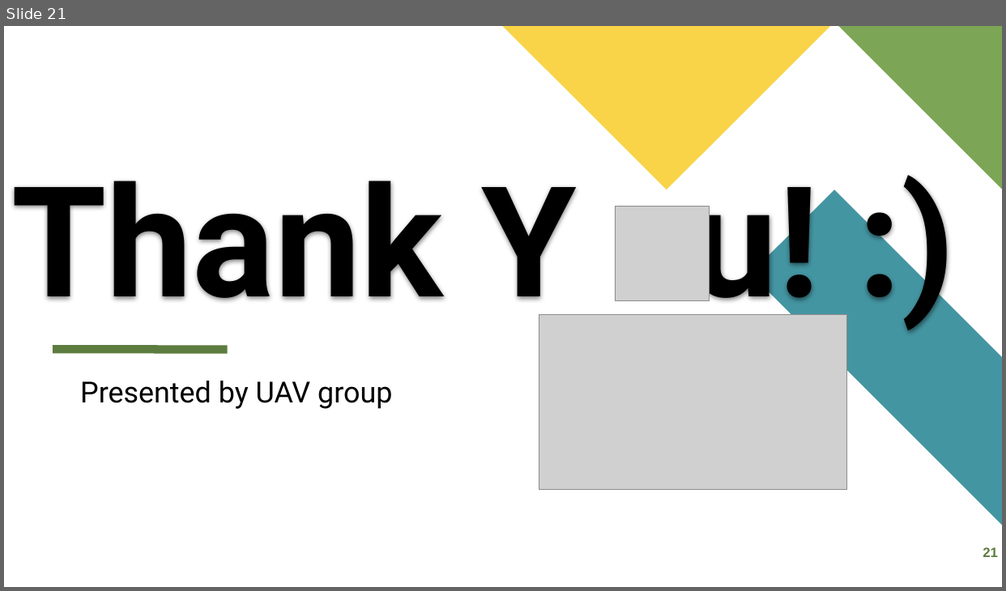
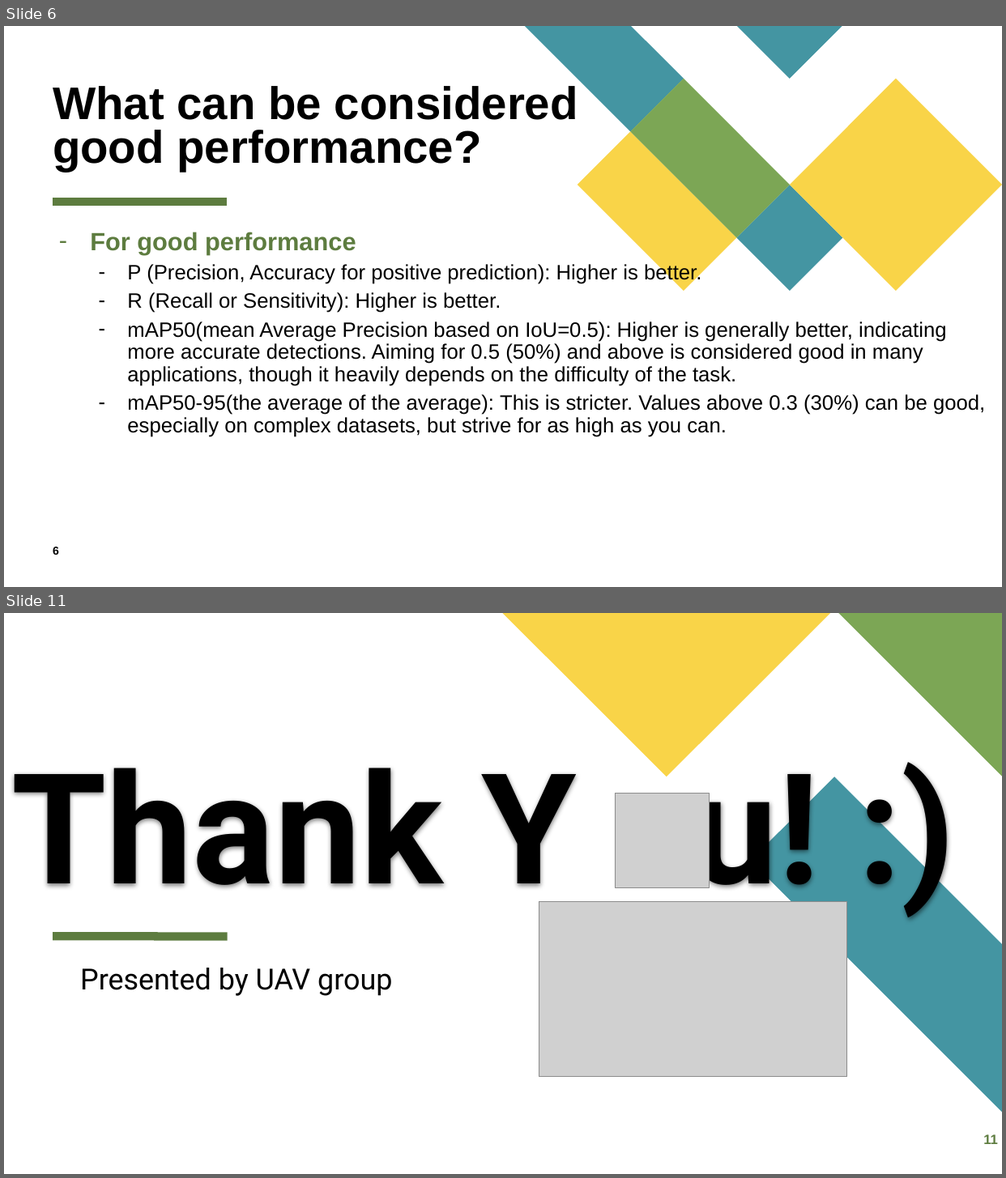
Before and after one commit to Kevin-Whoo/EE6008_48_UAV, a slide deck: EE6008_48_UAV_week4.pptx. Shown one above the other, each under a label of ours: slide 21 before the commit, slides 6 and 11 after it; the slides between them are not shown. The pictures are 1006x591 and 1006x1178 pixels, drawn with LibreOffice and Linux fonts; fonts in the diff are those of the drawing; grey boxes stand for pictures. Boxes give left, top, right and bottom in pixels: in the first picture for what was removed or moved away, otherwise in the second. Text is boxed around its words. In the diff, an @@ line names an element or a change of style, - is before the commit and + after.

```diff
--- a/EE6008_48_UAV_week4.pptx
+++ b/EE6008_48_UAV_week4.pptx
@@ slide 6 added at [4,26,1002,587], background #FFFFFF @@
@@ title added at [53,86,578,171], 44 pt, text #000000, bold @@
+What can be considered good performance?
@@ group added at [525,26,1002,291]: 5 freeform shapes @@
@@ line added from (53, 202) to (227, 202), #5D7C3F 8 pt @@
@@ text added at [90,232,985,437], 20 pt, text #000000 @@
+– For good performance
+  – P (Precision, Accuracy for positive prediction): Higher is better.
+  – R (Recall or Sensitivity): Higher is better.
+  – mAP50(mean Average Precision based on IoU=0.5): Higher is generally better, indicating more accurate detections. Aiming for 0.5 (50%) and above is considered good in many applications, though it heavily depends on the difficulty of the task.
+  – mAP50-95(the average of the average): This is stricter. Values above 0.3 (30%) can be good, especially on complex datasets, but strive for as high as you can.
@@ page number added at [53,547,59,555], 11 pt, text #000000, bold @@
+6
@@ what was slide 21 is now slide 11 @@
@@ page number at [983,1135,998,1144]: text changed @@
-21
+11
```
Also in this commit, not shown: 4 slides changed, 5 other slides added, 16 slides removed, 1 other file.
